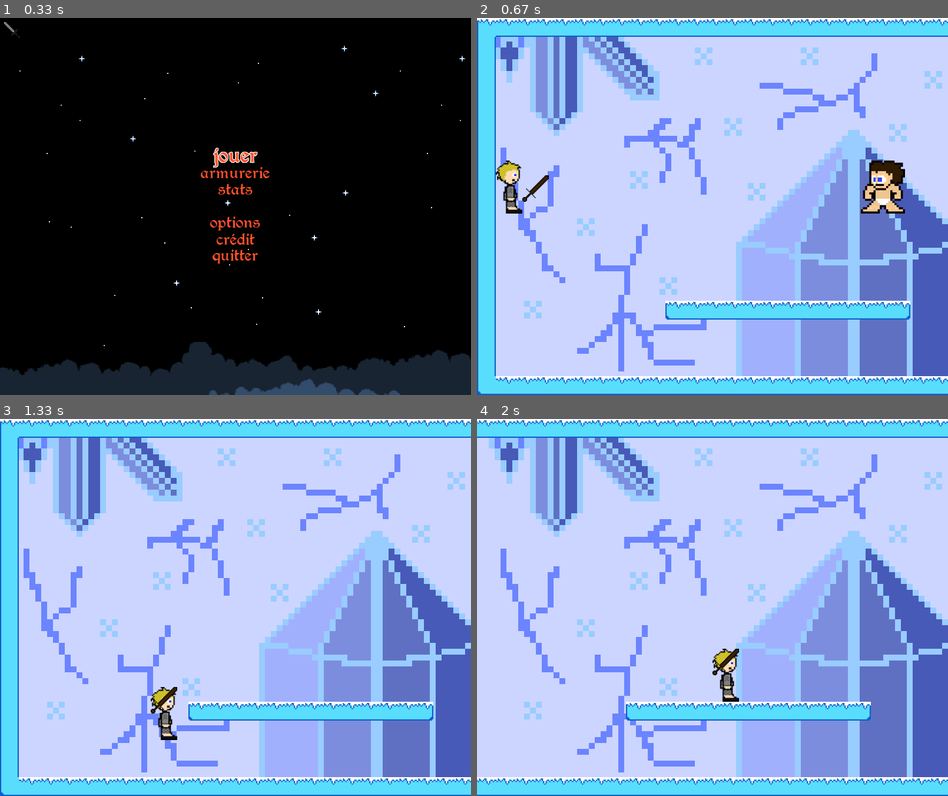
Above: before the commit, frames 1-4 (two rows, left to right).
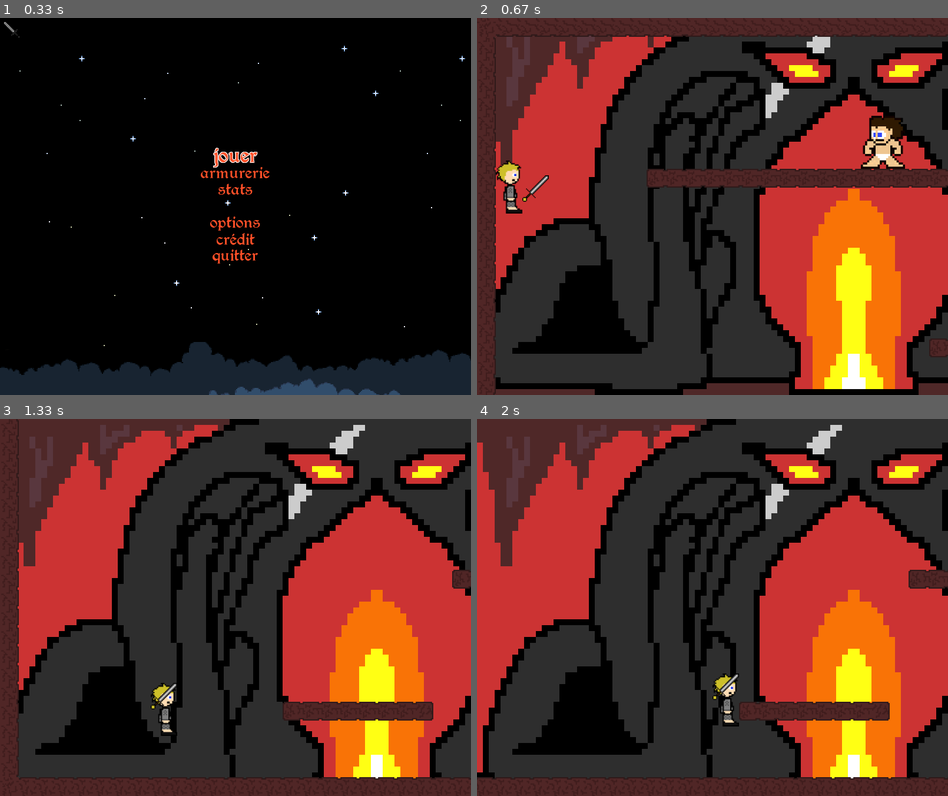
Above: after the commit, the same moments.

Repository: nerokiryu/hugo_boss
Game: pygame game, started from hugoboss.py
Two runs of this game, one before a commit and one after it. Both use one fixed random seed, a clock stepped at 60 frames per second and the inputs below. The source is Python 2; it was converted automatically to run under Python 3.
Inputs (mouse positions are in pixels of both pictures, inside the frame that each line leads up to):
- Up to frame 1 (0.33 s): no input
- Up to frame 2 (0.67 s): tap Enter at 0.33 s
- Up to frame 3 (1.33 s): hold Right 0.67-1.13 s; move the mouse to (216, 626) at 0.7 s; hold Up from 1.17 s (still down)
- Up to frame 4 (2 s): release Up at 1.47 s; hold Right 1.5-1.97 s

Frame 1 is identical in both runs. In frame 2, 100% of the frame differs, in the area x 0-100%, y 0-100%; in frame 3, 100%; in frame 4, 100%.

Commit message:
level maj

Diff:
--- a/jeu/jeu.py
+++ b/jeu/jeu.py
@@ -12,20 +12,21 @@
 from level import *
 
 # Numero du niveau #
-num = 1
+num = 2
 
 
 # Gestion des images #
 img_heror="graphics/character/hero/heror.png"
 img_herol="graphics/character/hero/herol.png"
 img_bossf="graphics/character/boss/boss1/boss1l.png"
-img_swordr="graphics/arme/sword/woodsword.png"
-img_swordl="graphics/arme/sword/woodswordl.png"
+img_swordr="graphics/arme/sword/ironsword.png"
+img_swordl="graphics/arme/sword/ironswordl.png"
 # Gestion des images #
 
 # Generation des elements du niveau #
-level = generatelvl(num)
-lvlbg = generatebg(num)
+level = generateLvl(num)
+lvlBg = generateBg(num)
+lvlPf = generateTypePlateform(num)
 # Generation des elements du niveau #
 
 
@@ -130,7 +131,7 @@
         # draw background
         """for y in range(32):
             for x in range(32):"""
-        screen.blit(pygame.image.load(lvlbg), (0,0))
+        screen.blit(pygame.image.load(lvlBg), (0,0))
 
         camera.update(player)
 
@@ -381,7 +382,7 @@
         (hauteur, largeur) = self.image.get_size()
         self.rect = Rect(x, y, hauteur, largeur)
         self.onGround = False
-
+        self.image.set_alpha(0)
 
     def realease(self):
         self.xvel = 8
@@ -452,7 +453,7 @@
 class Platform(Entity):
     def __init__(self, x, y, col):
         Entity.__init__(self)
-        name = "graphics/decor/glace/"+ col +".png"
+        name = "graphics/decor/"+lvlPf+"/"+ col +".png"
         self.image = pygame.image.load(name)
         self.rect = Rect(x, y, 32, 32)
 
--- a/jeu/level.py
+++ b/jeu/level.py
@@ -5,7 +5,7 @@
 try: import GetEvent
 except: from . import GetEvent
 
-def generatelvl(num):
+def generateLvl(num):
     #Utilisation des plateform
     #
     # D M E     H   JKL
@@ -100,7 +100,7 @@
 
     return lvl;
 
-def generatebg(num):
+def generateBg(num):
     if num == 1:
         bg = ("graphics/background/ice.png")
     elif num == 2:
@@ -108,3 +108,10 @@
     else :
         bg = ("graphics/background/darkness.png")
     return bg
+
+def generateTypePlateform(num):
+    if num == 1:
+        typePl = "glace"
+    else:
+        typePl = "terre"
+    return typePl
Binary file added: graphics/arme/sword/ironswordl.png
